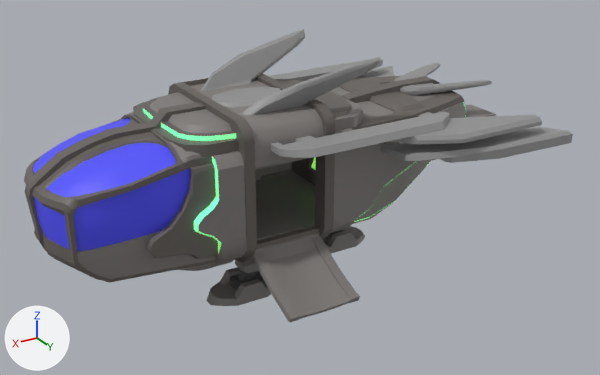
The FBX model Assets/Models/WebImports/ShipImports/LargeShip.fbx: old version first, new version second.
Camera for both pictures: a 50 mm camera at (0.263, 0.464, 0.285) aimed at (-0.008, 0.013, 0.06). The lights are fixed; the arrows at lower left show +X, +Y and +Z. Where no turn or scale is listed for an object, it has been applied to the vertices.

Objects in the first picture: 'Mothership'.
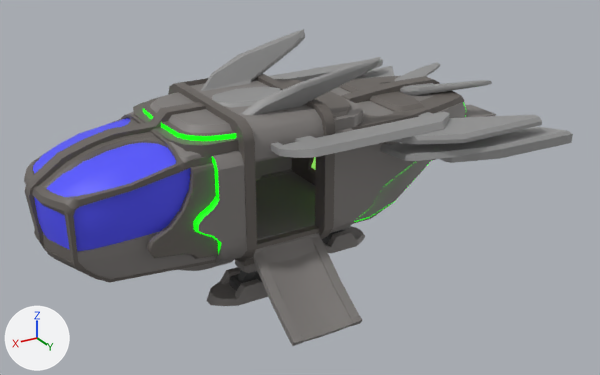
Edits to the scene script, one JSON object a line:
```json
{"op": "add", "block": "mat_button_white", "code": ["mat_button_white = principled_material('Button_White')", "mat_button_white.base_color = (0.215, 0.509, 0.578)  # cyan #80bdc8", "mat_button_white.emission_color = (0.2, 0.2, 0.2)  # grey #7c7c7c", "mat_button_white.emission_strength = 1.0"]}
{"op": "add", "block": "mat_outside_emissive", "code": ["mat_outside_emissive = principled_material('Outside_Emissive')", "mat_outside_emissive.base_color = (0.0, 1.0, 0.0)  # green #00ff00", "mat_outside_emissive.emission_color = (0.0, 1.0, 0.0)  # green #00ff00", "mat_outside_emissive.emission_strength = 1.0"]}
{"op": "add", "block": "mat_button_red", "code": ["mat_button_red = principled_material('Button_Red')", "mat_button_red.base_color = (1.0, 0.0, 0.0)  # red #ff0000", "mat_button_red.emission_color = (0.219, 0.219, 0.219)  # grey #818181", "mat_button_red.emission_strength = 1.0"]}
{"op": "add", "block": "mat_button_off", "code": ["mat_button_off = principled_material('Button_Off')", "mat_button_off.base_color = (0.0323, 0.0323, 0.0323)  # black #323232"]}
{"block": "me_mesh", "where": "me_mesh.from_pydata(...)  # 4841 vertices, 4327 faces; spans x -0.171..0.17, y -0.102..0.102, z 0.0..0.153"}
{"block": "me_mesh", "where": "# used by ob_mothership; location = (0.0, 0.0, 0.0)"}
{"block": "me_mesh", "change": "me_mesh part 1: the loose piece of 100 vertices spanning x -0.001..0.049, y 0.047..0.098, z 0.015..0.043 is multiplied about its middle by the matrix ((1.0, -0.002, -0.003), (0.002, 1.102, 0.058), (0.003, -0.269, 1.086)), then moved by (0.0, 0.002, -0.007)"}
{"block": "me_mesh", "change": "me_mesh part 2: all 12 vertices in x -0.001..0.049, y 0.05..0.055, z 0.098..0.1 are moved by (0.0, 0.0, 0.005)"}
{"block": "me_mesh", "change": "me_mesh part 3: 56 of the faces centred in x 0.061..0.088, y -0.056..0.056, z 0.053..0.119 switch from mat_mothershipimport_emissive (cyan #00ffff) to mat_outside_emissive (green #00ff00)"}
{"block": "me_mesh", "change": "me_mesh part 4: 28 of the faces centred in x -0.134..-0.024, y 0.033..0.056, z 0.043..0.105 switch from mat_mothershipimport_emissive (cyan #00ffff) to mat_outside_emissive (green #00ff00)"}
{"op": "add", "block": "me_mesh", "code": "me_mesh.materials.append(mat_button_white)  # cyan #80bdc8"}
{"op": "add", "block": "me_mesh", "code": "me_mesh.materials.append(mat_button_red)  # red #ff0000"}
{"op": "add", "block": "me_mesh", "code": "me_mesh.materials.append(mat_button_off)  # black #323232"}
```

Pixel boxes (x1, y1, x2, y2) of what changed, in the pictures (600 x 375 px; the box of a moved part takes in the faces that stretch with it):
```json
{"object": "Mothership", "change": "reshaped, recoloured", "before": [24, 29, 573, 322], "after": [24, 29, 573, 346], "on screen": "8% taller"}
{"part": 1, "of": "me_mesh", "change": "moved or reshaped", "before": [253, 233, 360, 322], "after": [253, 233, 362, 346]}
{"part": 2, "of": "me_mesh", "change": "moved or reshaped", "before": [255, 136, 323, 170], "after": [255, 136, 323, 162]}
{"part": 3, "of": "me_mesh", "change": "recoloured", "before": [143, 108, 236, 254], "after": [143, 108, 236, 254]}
{"part": 4, "of": "me_mesh", "change": "recoloured", "before": [354, 102, 466, 222], "after": [354, 102, 466, 222]}
```
